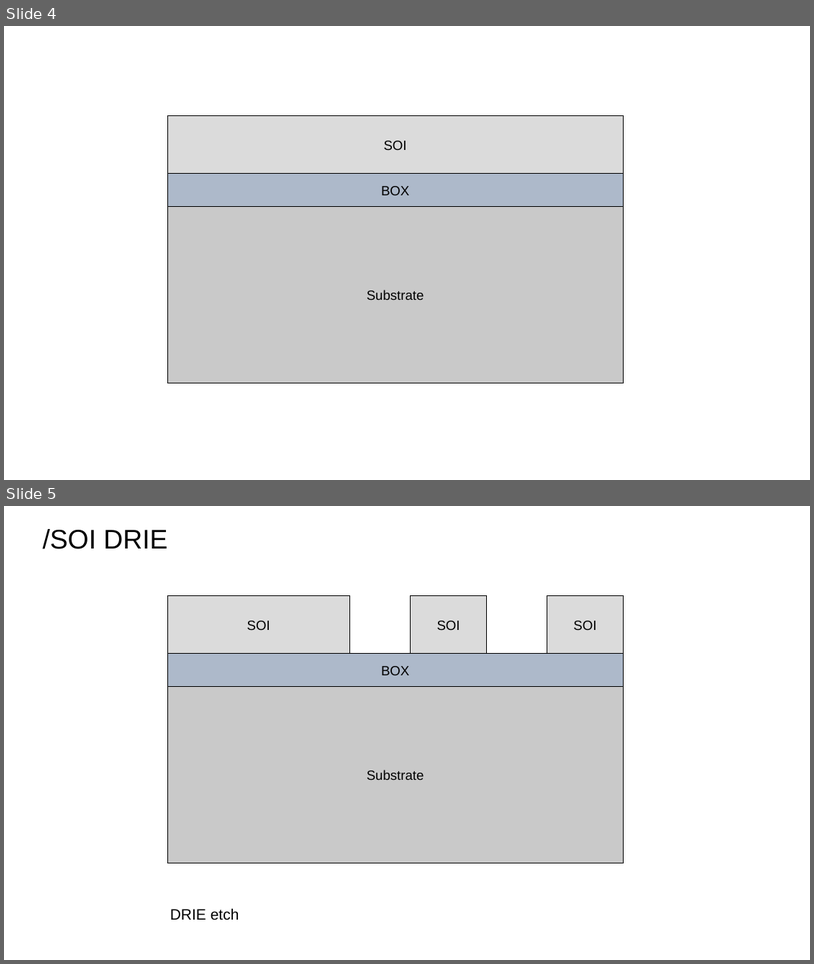
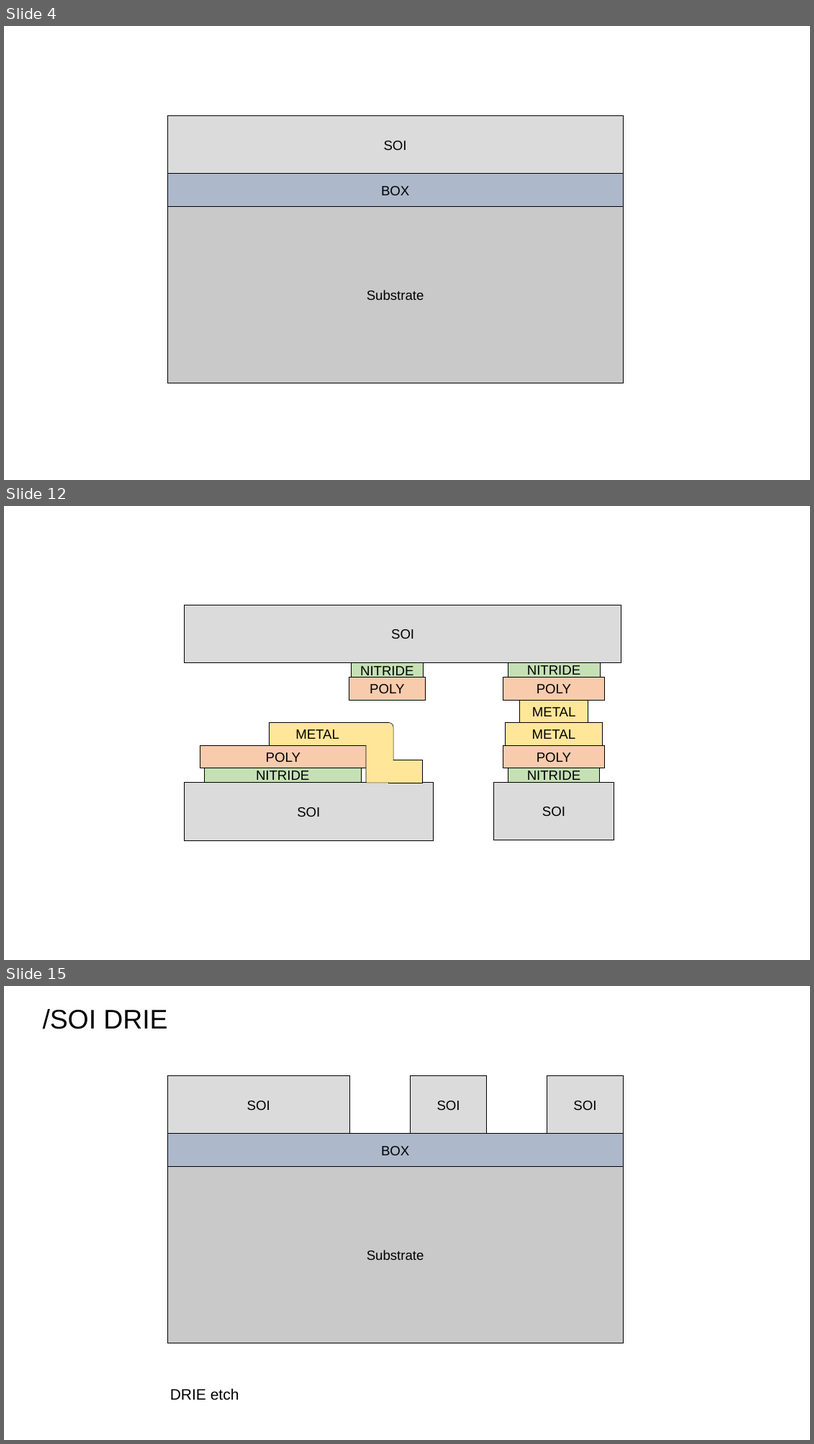
Before and after one commit to PisterLab/aureo-pdk, a slide deck: docs/Aureo_Figures.pptx. Shown one above the other, each under a label of ours: slides 4 and 5 before the commit, slides 4, 12 and 15 after it; the slides between them are not shown. The pictures are 814x964 and 814x1444 pixels, drawn with LibreOffice and Linux fonts; fonts in the diff are those of the drawing. Boxes give left, top, right and bottom in pixels: in the first picture for what was removed or moved away, otherwise in the second. Text is boxed around its words. In the diff, an @@ line names an element or a change of style, - is before the commit and + after.

```diff
--- a/docs/Aureo_Figures.pptx
+++ b/docs/Aureo_Figures.pptx
@@ slide 12 added at (4,506,810,960), background #FFFFFF @@
@@ rectangle added at (184,605,622,663), fill #DBDBDB, outline #000000 0.5 pt, 16 pt, text #000000 @@
+SOI
@@ rectangle added at (350,677,426,700), fill #F8CBAD, outline #000000 0.5 pt, 16 pt, text #000000 @@
+POLY
@@ rectangle added at (351,663,424,677), fill #C5E0B4, outline #000000 0.5 pt, 16 pt, text #000000 @@
+NITRIDE
@@ rectangle added at (504,677,604,700), fill #F8CBAD, outline #000000 0.5 pt, 16 pt, text #000000 @@
+POLY
@@ rectangle added at (509,663,600,677), fill #C5E0B4, outline #000000 0.5 pt, 16 pt, text #000000 @@
+NITRIDE
@@ rectangle added at (520,700,589,722), fill #FFE699, outline #000000 0.5 pt, 16 pt, text #000000 @@
+METAL
@@ rectangle added at (269,723,366,745), fill #FFE699, outline #000000 0.5 pt, 16 pt, text #000000 @@
+METAL
@@ rectangle added at (358,723,374,745), fill #FFE699 @@
@@ round rect added at (366,723,394,782), fill #FFE699, outline #000000 0.5 pt @@
@@ rectangle added at (506,723,603,745), fill #FFE699, outline #000000 0.5 pt, 16 pt, text #000000 @@
+METAL
@@ rectangle added at (200,745,366,767), fill #F8CBAD, outline #000000 0.5 pt, 16 pt, text #000000 @@
+POLY
@@ rectangle added at (367,758,394,782), fill #FFE699 @@
@@ rectangle added at (389,760,423,782), fill #FFE699, outline #000000 0.5 pt @@
@@ rectangle added at (504,745,604,767), fill #F8CBAD, outline #000000 0.5 pt, 16 pt, text #000000 @@
+POLY
@@ rectangle added at (184,782,433,841), fill #DBDBDB, outline #000000 0.5 pt, 16 pt, text #000000 @@
+SOI
@@ rectangle added at (205,768,362,782), fill #C5E0B4, outline #000000 0.5 pt, 16 pt, text #000000 @@
+NITRIDE
@@ rectangle added at (494,782,615,840), fill #DBDBDB, outline #000000 0.5 pt, 16 pt, text #000000 @@
+SOI
@@ rectangle added at (509,768,600,782), fill #C5E0B4, outline #000000 0.5 pt, 16 pt, text #000000 @@
+NITRIDE
@@ what was slide 5 is now slide 15 @@
```
Also in this commit, not shown: 9 other slides added.
